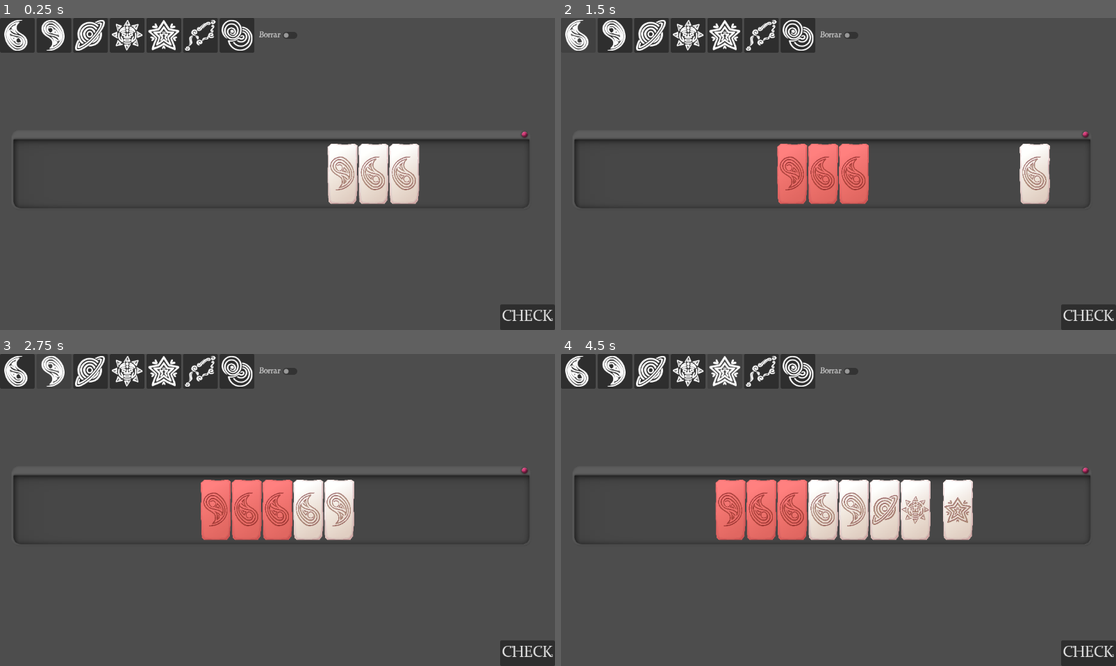
Above: before the commit, frames 1-4 (two rows, left to right).
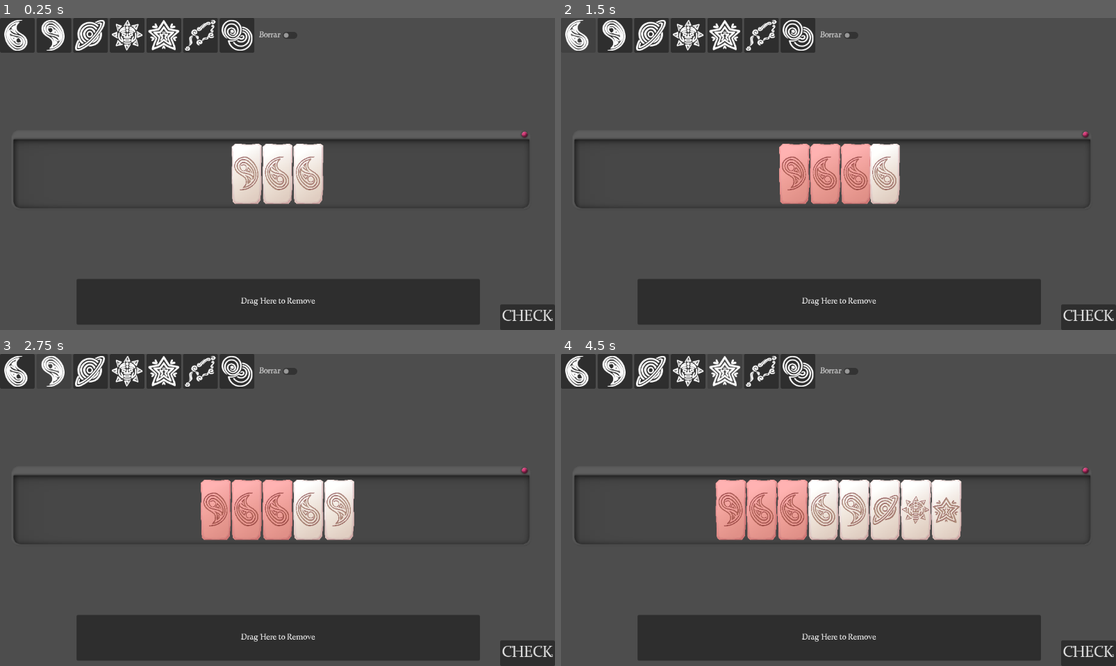
Above: after the commit, the same moments.

Repository: Wendfrey/minijam_210_astral
Game: Godot game, scene res://demo_world.tscn
Two runs of this game, one before a commit and one after it. Both use one fixed random seed, a clock stepped at 60 frames per second and the inputs below. This scene is started directly instead of the project's main scene.
Inputs (mouse positions are in pixels of both pictures, inside the frame that each line leads up to):
- Up to frame 1 (0.25 s): no input
- Up to frame 2 (1.5 s): click "CHECK" at 0.5 s; click (577, 36) at 1.27 s
- Up to frame 3 (2.75 s): click (55, 372) at 2 s
- Up to frame 4 (4.5 s): click (649, 372) at 2.75 s; click (688, 372) at 3.5 s; click (727, 372) at 4.25 s

The runs differ from the first frame. In frame 1, 17% of the frame differs, in the area x 13-87%, y 40-99%; in frame 2, 16%; in frame 3, 13%; in frame 4, 15%.

Commit message:
Nailed pieces added, updated rules

Diff:
--- a/minijam-210-astral/CheckRules.gd
+++ b/minijam-210-astral/CheckRules.gd
@@ -46,7 +46,7 @@
 
 	for rule in rules:
 		var listPiecesError = rule.check_rules(pieces)
-		error_pieces.append_array(rule.check_rules(pieces))
+		error_pieces.append_array(listPiecesError)
 		if listPiecesError.size() > 0:
 			audio.play()
 			for error_piece in listPiecesError:
--- a/minijam-210-astral/demo_world.gd
+++ b/minijam-210-astral/demo_world.gd
@@ -18,3 +18,7 @@
 		)
 	else:
 		spacer.add_piece(tipo)
+
+
+func _on_area_2d_body_entered(body: Node2D) -> void:
+	spacer.remove_entity_piece(body)
--- a/minijam-210-astral/demo_world.tscn
+++ b/minijam-210-astral/demo_world.tscn
@@ -9,6 +9,9 @@
 [ext_resource type="Texture2D" uid="uid://oeqa68e1eld2" path="res://assets/img/TinyIconE.png" id="7_sysdr"]
 [ext_resource type="Texture2D" uid="uid://c7wpu8nxuyac5" path="res://assets/img/TinyIconF.png" id="8_jlp7h"]
 [ext_resource type="Texture2D" uid="uid://cmch6vo2vhccm" path="res://assets/img/TinyIconG.png" id="9_vgbly"]
+
+[sub_resource type="RectangleShape2D" id="RectangleShape2D_vgbly"]
+size = Vector2(834, 35)
 
 [node name="DemoWorld" type="Control" unique_id=669845208]
 layout_mode = 3
@@ -56,6 +59,26 @@
 layout_mode = 2
 text = "Borrar"
 
+[node name="Area2D" type="Area2D" parent="." unique_id=1867818710]
+position = Vector2(0, 255)
+
+[node name="PanelContainer" type="PanelContainer" parent="Area2D" unique_id=984061619]
+offset_left = -417.0
+offset_top = -37.0
+offset_right = 420.0
+offset_bottom = 58.0
+size_flags_horizontal = 3
+
+[node name="Label" type="Label" parent="Area2D/PanelContainer" unique_id=84432515]
+layout_mode = 2
+size_flags_horizontal = 4
+text = "Drag Here to Remove"
+horizontal_alignment = 1
+vertical_alignment = 1
+
+[node name="CollisionShape2D" type="CollisionShape2D" parent="Area2D" unique_id=1251444469]
+shape = SubResource("RectangleShape2D_vgbly")
+
 [connection signal="pressed" from="CanvasLayer/HBoxContainer/Button" to="." method="_create_item" binds= [0]]
 [connection signal="pressed" from="CanvasLayer/HBoxContainer/Button6" to="." method="_create_item" binds= [1]]
 [connection signal="pressed" from="CanvasLayer/HBoxContainer/Button2" to="." method="_create_item" binds= [2]]
@@ -63,3 +86,4 @@
 [connection signal="pressed" from="CanvasLayer/HBoxContainer/Button4" to="." method="_create_item" binds= [4]]
 [connection signal="pressed" from="CanvasLayer/HBoxContainer/Button5" to="." method="_create_item" binds= [5]]
 [connection signal="pressed" from="CanvasLayer/HBoxContainer/Button7" to="." method="_create_item" binds= [6]]
+[connection signal="body_entered" from="Area2D" to="." method="_on_area_2d_body_entered"]
--- a/minijam-210-astral/element.gd
+++ b/minijam-210-astral/element.gd
@@ -10,6 +10,11 @@
 
 var focused = false
 var picked = false
+var nailed = false:
+	set(value):
+		nailed = value
+		z_index = -1 if nailed else 0
+		set_modulation()
 var showTooltip = true:
 	set(value):
 		showTooltip = value
@@ -25,12 +30,8 @@
 @export var tipo:Tipo = Tipo.A
 var anulled:bool = false:
 	set(value):
-		if errores.is_empty():
-			if value:
-				set_modulation(Color.BLUE)
-			else:
-				set_modulation(Color.WHITE)
 		anulled = value
+		set_modulation()
 var errores:Array[String]
 
 @onready var audioplayer = $ASP_sounds
@@ -67,7 +68,7 @@
 func _unhandled_input(event: InputEvent) -> void:
 	var audio
 	if event is InputEventMouseButton:
-		if event.button_index == MouseButton.MOUSE_BUTTON_LEFT and event.pressed and focused:
+		if event.button_index == MouseButton.MOUSE_BUTTON_LEFT and event.pressed and focused and not nailed:
 			picked = true
 			offset = global_position - get_global_mouse_position()
 			top_level = true
@@ -85,6 +86,8 @@
 			if not audioplayer.playing:
 				audioplayer.play()
 			send_dropped.emit()
+		if OS.is_debug_build() and event.button_index == MouseButton.MOUSE_BUTTON_RIGHT and event.double_click and focused:
+			nailed = not nailed
 	if event is InputEventMouseMotion and picked:
 		global_position = get_global_mouse_position() + offset
 		get_viewport().set_input_as_handled()
@@ -104,10 +107,7 @@
 
 func clear_errors():
 	errores.clear()
-	if anulled:
-		set_modulation(Color.BLUE)
-	else:
-		set_modulation(Color.WHITE)
+	set_modulation()
 	for i in v_box_container.get_children():
 		v_box_container.remove_child(i)
 
@@ -124,7 +124,7 @@
 	v_box_container.add_child(
 		newChild
 	)
-	$Sprite2D.modulate = Color.WHITE.lerp(Color.RED, 0.5)
+	set_modulation()
 
 
 func show_tooltip():
@@ -140,5 +140,13 @@
 	if !audioplayer.playing:
 		audioplayer.play()
 
-func set_modulation(color:Color):
-	sprite_2d.modulate = Color.WHITE.lerp(color, 0.5)
+func set_modulation():
+	var color = Color.GRAY if nailed else Color.WHITE
+	if not errores.is_empty():
+		if nailed:
+			color = Color.DIM_GRAY
+		else:
+			color = color.lerp(Color.RED, 0.3)
+	elif anulled:
+		color = color.lerp(Color.BLUE, 0.5)
+	sprite_2d.modulate = color
--- a/minijam-210-astral/level_manager.gd
+++ b/minijam-210-astral/level_manager.gd
@@ -31,19 +31,16 @@
 	current_level += 1
 	match (current_level):
 		0:
-			nodeSpacer.add_pieces(arrayFichaTipo([Ficha.Tipo.B, Ficha.Tipo.A, Ficha.Tipo.A, Ficha.Tipo.G]))
+			nodeSpacer.add_pieces(arrayFichaTipo([Ficha.Tipo.F, Ficha.Tipo.A, Ficha.Tipo.A, Ficha.Tipo.C, Ficha.Tipo.C]))
+			nodeSpacer.pieces[-2].nailed = true
 		1:
-			nodeSpacer.add_pieces(arrayFichaTipo([Ficha.Tipo.B, Ficha.Tipo.C, Ficha.Tipo.B]))
+			nodeSpacer.add_pieces(arrayFichaTipo([Ficha.Tipo.B, Ficha.Tipo.G, Ficha.Tipo.A]))
 		2:
-			nodeSpacer.add_pieces(arrayFichaTipo([Ficha.Tipo.A, Ficha.Tipo.A]))
+			nodeSpacer.add_pieces(arrayFichaTipo([Ficha.Tipo.A]))
+		2:
+			nodeSpacer.add_pieces(arrayFichaTipo([Ficha.Tipo.A, Ficha.Tipo.F, Ficha.Tipo.F]))
 		3:
-			nodeSpacer.add_pieces(arrayFichaTipo([Ficha.Tipo.A]))
-		4:
-			nodeSpacer.add_pieces(arrayFichaTipo([Ficha.Tipo.C]))
-		5:
-			nodeSpacer.add_pieces(arrayFichaTipo([Ficha.Tipo.D,Ficha.Tipo.B]))
-		6:
-			nodeSpacer.add_pieces(arrayFichaTipo([Ficha.Tipo.F, Ficha.Tipo.F, Ficha.Tipo.F]))
+			nodeSpacer.remove
 
 
 func arrayFichaTipo(array:Array):
--- a/minijam-210-astral/rules/Rule_CtoCapart.gd
+++ b/minijam-210-astral/rules/Rule_CtoCapart.gd
@@ -10,7 +10,9 @@
 
 	if indexesOfC.is_empty():
 		return []
-
+	elif indexesOfC.size() == 1:
+		result.append(get_piece(indexesOfC[0]))
+		return result
 
 	for indexC in indexesOfC:
 		if (indexC < 2 or get_piece(indexC-3).tipo != Ficha.Tipo.C) and (indexC > arrayPieces.size() - 4 or get_piece(indexC+3).tipo != Ficha.Tipo.C):
--- a/minijam-210-astral/rules/Rule_DfarfromC.gd
+++ b/minijam-210-astral/rules/Rule_DfarfromC.gd
@@ -1,14 +1,14 @@
 extends BaseRule
 
 func _init() -> void:
-	rule_name = "[color=BLACK][img width=32 color=BLACK]res://assets/img/TinyIconD.png[/img] can't be closer than 3 spaces from [img width=32 color=BLACK]res://assets/img/TinyIconC.png[/img]"
+	rule_name = "[color=BLACK][img width=32 color=BLACK]res://assets/img/TinyIconD.png[/img] next to [img width=32 color=BLACK]res://assets/img/TinyIconC.png[/img]"
 
 func _check_rules_internal() -> Array[Ficha]:
 	var error_fichas:Array[Ficha] = []
 	var listD = get_index_of_type(Ficha.Tipo.D)
 	var listC = get_index_of_type(Ficha.Tipo.C)
 	for elementD in listD:
-		if listC.any(func (elementC): return abs(elementD - elementC) <= 3):
+		if listC.any(func (elementC): return abs(elementD - elementC) <= 1):
 			error_fichas.append(arrayPieces[elementD])
 
 	return error_fichas
--- a/minijam-210-astral/rules/Rule_FclosetoC.gd
+++ b/minijam-210-astral/rules/Rule_FclosetoC.gd
@@ -1,7 +1,7 @@
 extends BaseRule
 
 func _init() -> void:
-	rule_name = "[color=BLACK][img width=32 color=BLACK]res://assets/img/TinyIconF.png[/img] can't be more than 3 spaces separated from [img width=32 color=BLACK]res://assets/img/TinyIconC.png[/img]"
+	rule_name = "[color=BLACK][img width=32 color=BLACK]res://assets/img/TinyIconF.png[/img] can't be more than 1 space away from [img width=32 color=BLACK]res://assets/img/TinyIconC.png[/img]"
 
 func _check_rules_internal() -> Array[Ficha]:
 	var error_fichas:Array[Ficha] = []
--- a/minijam-210-astral/spacer.gd
+++ b/minijam-210-astral/spacer.gd
@@ -62,12 +62,22 @@
 			closest_index = i
 			break
 
-	if closest_index == -1 or closest_index == nodePositionIndex:
+	if closest_index == -1 or closest_index == nodePositionIndex or pieces[closest_index].nailed:
 		return
 	var start = closest_index if closest_index < nodePositionIndex else nodePositionIndex
 	var finish = nodePositionIndex if closest_index < nodePositionIndex else closest_index
+
+	var nailedEl = pieces.filter(func (el:Ficha): return el.nailed)
+	var nailedIndexList = nailedEl.map(func(el:Ficha): return pieces.find(el))
+
 	pieces.erase(pickedNode)
 	pieces.insert(closest_index, pickedNode)
+	for i in range(nailedEl.size()):
+		if closest_index > nailedIndexList[i] and nailedIndexList[i] < nodePositionIndex:
+			continue
+		pieces.erase(nailedEl[i])
+		pieces.insert(nailedIndexList[i], nailedEl[i])
+
 	for i in range(start, finish+1):
 		var node = pieces[i]
 		var nPath = get_path_to(node)
@@ -87,7 +97,7 @@
 	nodePositionIndex = closest_index
 
 func calculate_time(position1, position2) -> float:
-	return position1.distance_to(position2) / 384.0
+	return min(position1.distance_to(position2) / 1500.0, 0.3) + 0.2
 
 func getPiecesArray() -> Array[Ficha]:
 	#return pieces.map(func(element): return get_node(element))
@@ -145,11 +155,19 @@
 		.set_trans(Tween.TRANS_CUBIC)
 
 func remove_pieces(arrayTipo:Array[Ficha.Tipo]):
+
+	var nailedEl = pieces.filter(func (el:Ficha): return el.nailed)
+	var nailedIndexList = nailedEl.map(func(el:Ficha): return pieces.find(el))
+
 	var nodesToRemove:Array[Ficha] = []
 	for tipo in arrayTipo:
 		var result = pieces.find_custom(func (piece:Ficha): return piece.tipo == tipo)
 		if result > -1:
 			nodesToRemove.append(pieces.pop_at(result))
+
+	for i in range(nailedEl.size()):
+		pieces.erase(nailedEl[i])
+		pieces.insert(nailedIndexList[i], nailedEl[i])
 
 	var tweenBig = create_tween()
 	for node in nodesToRemove:
@@ -160,3 +178,23 @@
 	tweenBig.parallel().tween_callback(reset_values.bind(true, 0)).set_delay(0.2)
 
 	secretLovers.check_rules(pieces.duplicate())
+
+func remove_entity_piece(piece):
+	var nailedEl = pieces.filter(func (el:Ficha): return el.nailed)
+	var nailedIndexList = nailedEl.map(func(el:Ficha): return pieces.find(el))
+
+	var indexRemove = pieces.find(piece)
+
+	for i in get_children():
+		i.showTooltip = true
+	pieces.erase(piece)
+	piece.queue_free()
+
+	for i in range(nailedEl.size()):
+		if indexRemove > nailedIndexList[i]:
+			continue
+		pieces.erase(nailedEl[i])
+
+		pieces.insert(min(nailedIndexList[i], pieces.size()), nailedEl[i])
+
+	reset_values(true, 0)
